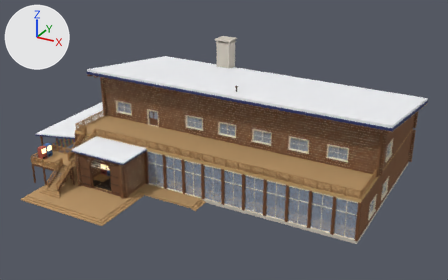
A saved change to the glTF model game/lodge/lodge.glb.
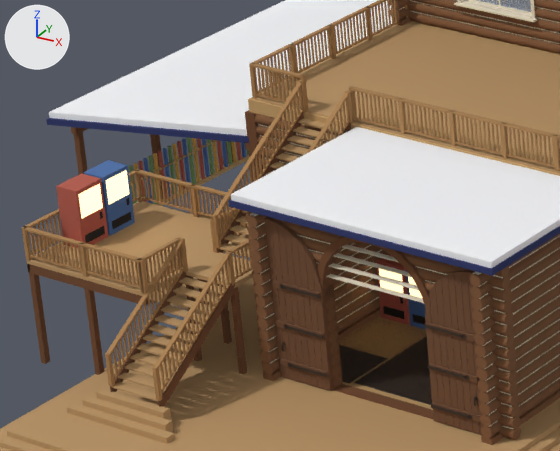
Old and new are each drawn whole from a 50 mm camera at (38.8, -77.1, 42.1) aimed at (-1.0, -4.8, 5.9) and again close up on the part from 6% to 30% of the width and 40% to 71% of the height. Every picture has the same lights, and +X, +Y and +Z are marked at upper left. The older version's two pictures come first. Vertices at exactly the same position are counted once.

Objects in the first close-up: 'lodge_body', 'lodge_props_interior'.
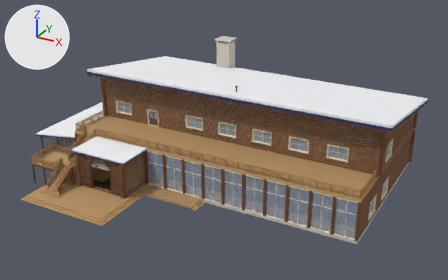
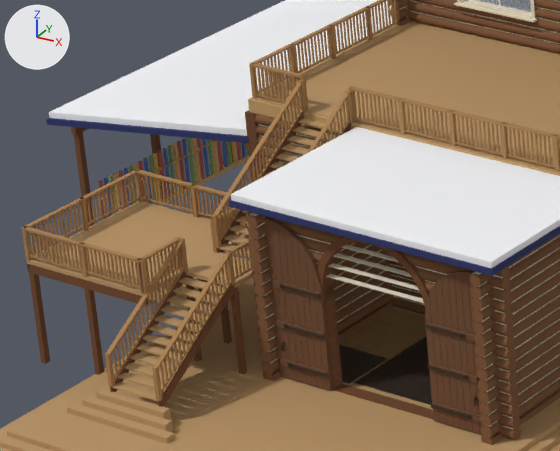
What differs and where, as boxes (x1, y1, x2, y2) in the close-ups (560 x 451 px):
'lodge_props_interior', reshaped
    before: (56, 160, 432, 405)
    after: (354, 336, 432, 405)
part 1 of me_mini_vending_0, deleted
    before: (56, 160, 426, 329)

The change, as a list of edits to the scene's bpy script:
```text
Change me_mini_vending_0:
    used by ob_lodge_props_interior; location = (0.0, 0.0, 0.0)
    remove me_mini_vending_0.from_pydata(...)  # 12332 vertices, 20684 faces; spans x -24.1..21.7, y -18.6..12.6, z 0.3..8.7
    remove me_mini_vending_0.materials.append(mat_felt_red)  # red #b45a4a
    add me_mini_vending_0.from_pydata(...)  # 12204 vertices, 20492 faces; spans x -21.6..21.7, y -17.1..12.6, z 0.3..8.7
    me_mini_vending_0 part 1: 16 loose pieces with 128 vertices, spanning x -24.1..-14.9, y -18.6..-12.8, z 0.4..5.1, are deleted
    remove me_mini_vending_0.materials.append(mat_felt_blue)  # blue #4c6fa8
```
